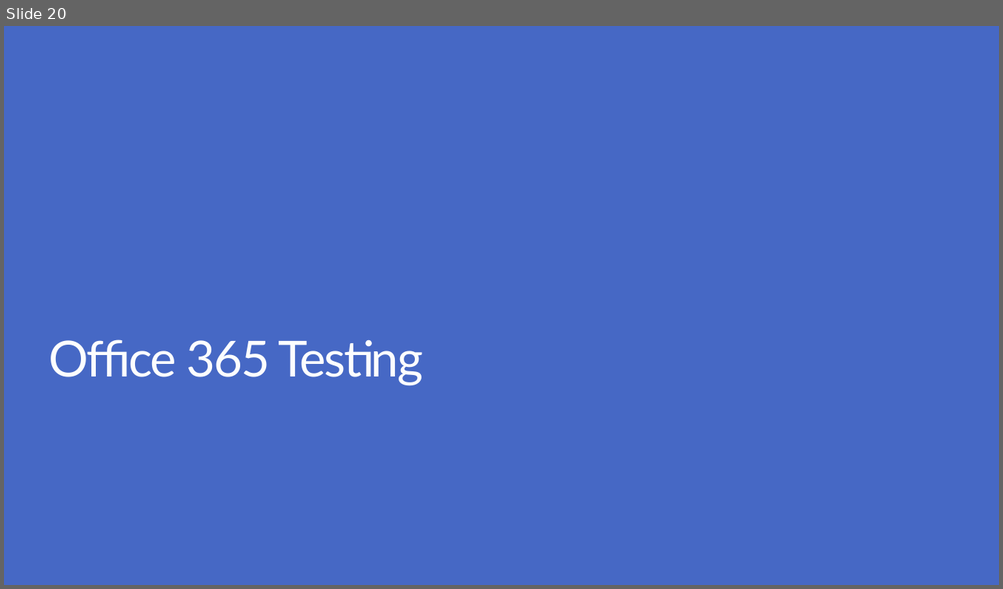
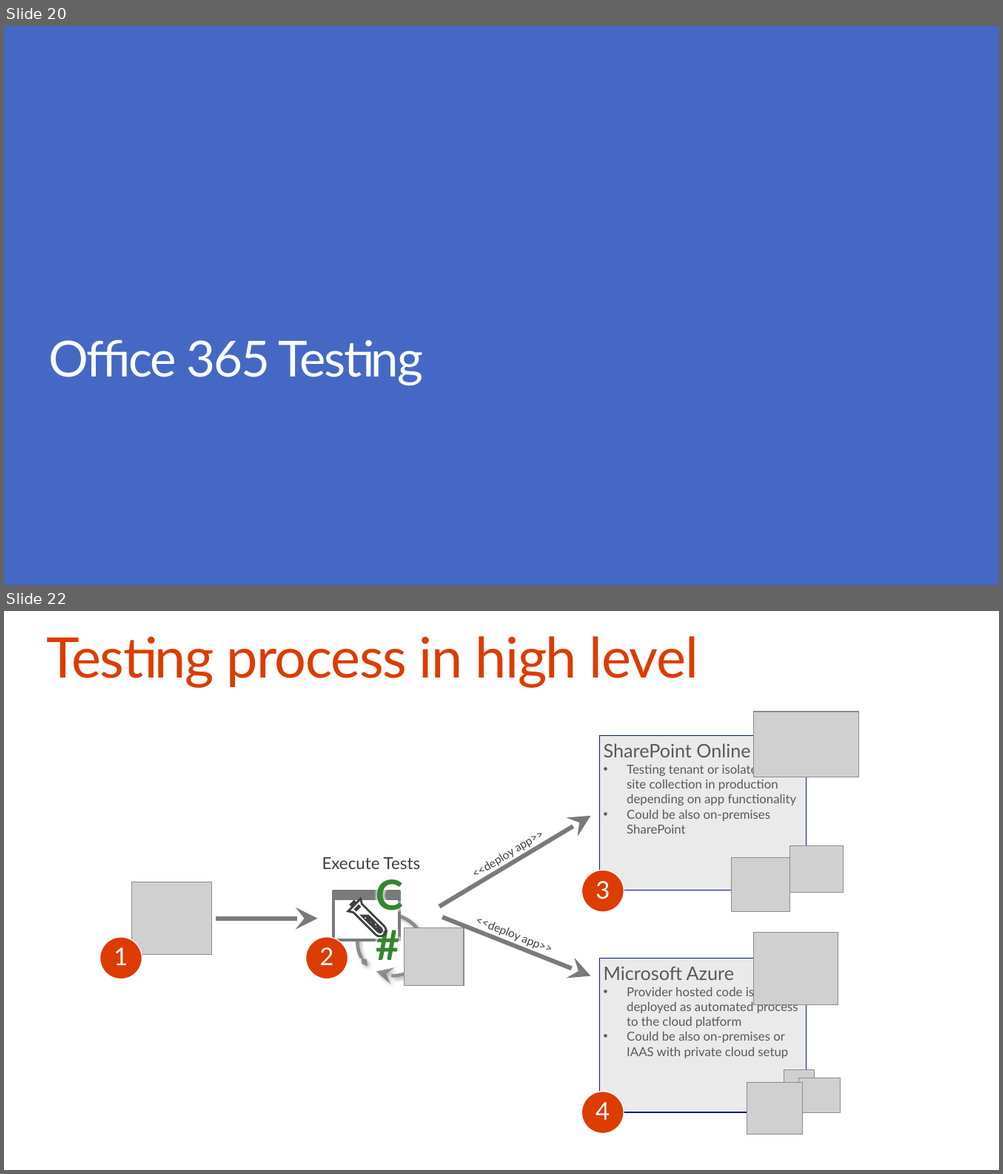
Before and after one commit to OfficeDev/TrainingContent, a slide deck: O3652-8 App Lifecycle Management/O3652-8 App Lifecycle Management.pptx. Shown one above the other, each under a label of ours: slide 20 before the commit, slides 20 and 22 after it; the slides between them are not shown. The pictures are 1003x589 and 1003x1174 pixels, drawn with LibreOffice and Linux fonts; fonts in the diff are those of the drawing; grey boxes stand for pictures; background and template pictures are left out. Boxes give left, top, right and bottom in pixels: in the first picture for what was removed or moved away, otherwise in the second. Text is boxed around its words. In the diff, an @@ line names an element or a change of style, - is before the commit and + after.

```diff
--- a/O3652-8 App Lifecycle Management/O3652-8 App Lifecycle Management.pptx
+++ b/O3652-8 App Lifecycle Management/O3652-8 App Lifecycle Management.pptx
@@ slide 22 added at box(4, 611, 999, 1170), background #FFFFFF @@
@@ title added at box(46, 636, 698, 688), 54 pt, text #DC3C00 @@
+Testing process in high level
@@ text added at box(436, 805, 578, 903), 11 pt, text #404040 @@
+<<deploy app>>
@@ arrow added from (439, 906) to (590, 816), #797A7D 4.25 pt @@
@@ group added at box(600, 712, 858, 911): 3 pictures, 1 rectangle @@
+SharePoint Online
+• Testing tenant or isolated
+  site collection in production depending on app functionality
+• Could be also on-premises SharePoint
@@ group added at box(322, 857, 464, 986): 3 freeform shapes, 2 rectangles, 2 texts, 1 arc (boxed as its full ellipse), 1 picture @@
+C#
+Execute Tests
@@ ellipse added at box(581, 870, 623, 911), fill #DC3C00, outline #FFFFFF 0.85 pt @@
@@ picture added at box(131, 883, 210, 955) @@
@@ text added at box(440, 897, 589, 974), 11 pt, text #404040 @@
+<<deploy app>>
@@ text added at box(595, 881, 609, 900), 23.5 pt, text #FFFFFF @@
+3
@@ arrow added from (215, 918) to (317, 918), #797A7D 4.25 pt @@
@@ arrow added from (442, 917) to (590, 977), #797A7D 4.25 pt @@
@@ ellipse added at box(100, 937, 142, 979), fill #DC3C00, outline #FFFFFF 0.85 pt @@
@@ ellipse added at box(305, 937, 347, 979), fill #DC3C00, outline #FFFFFF 0.85 pt @@
@@ text added at box(114, 948, 128, 965), 23.5 pt, text #FFFFFF @@
+1
@@ text added at box(319, 948, 333, 965), 23.5 pt, text #FFFFFF @@
+2
@@ ellipse added at box(581, 1092, 623, 1134), fill #DC3C00, outline #FFFFFF 0.85 pt @@
@@ group added at box(600, 933, 839, 1135): 4 pictures, 1 rectangle @@
+Microsoft Azure
+• Provider hosted code is
+  deployed as automated process to the cloud platform
+• Could be also on-premises or IAAS with private cloud setup
@@ text added at box(595, 1102, 609, 1120), 23.5 pt, text #FFFFFF @@
+4
```
Also in this commit, not shown: 11 slides changed, 1 other slide added, 2 slides removed.
